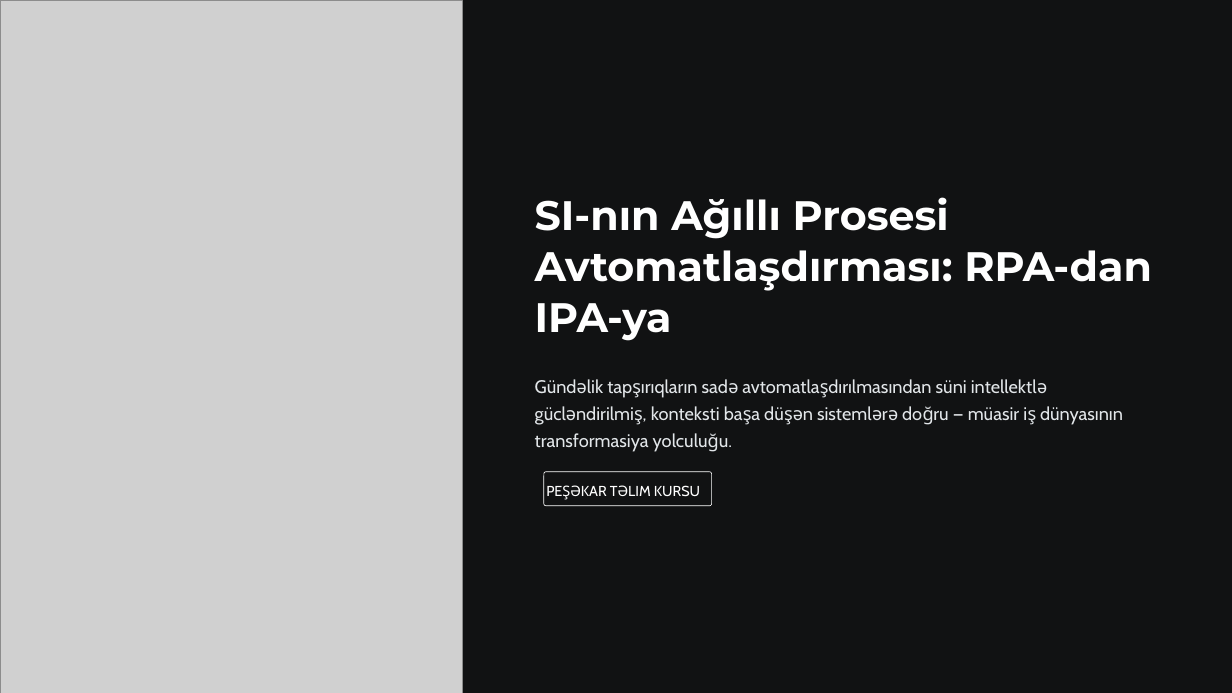
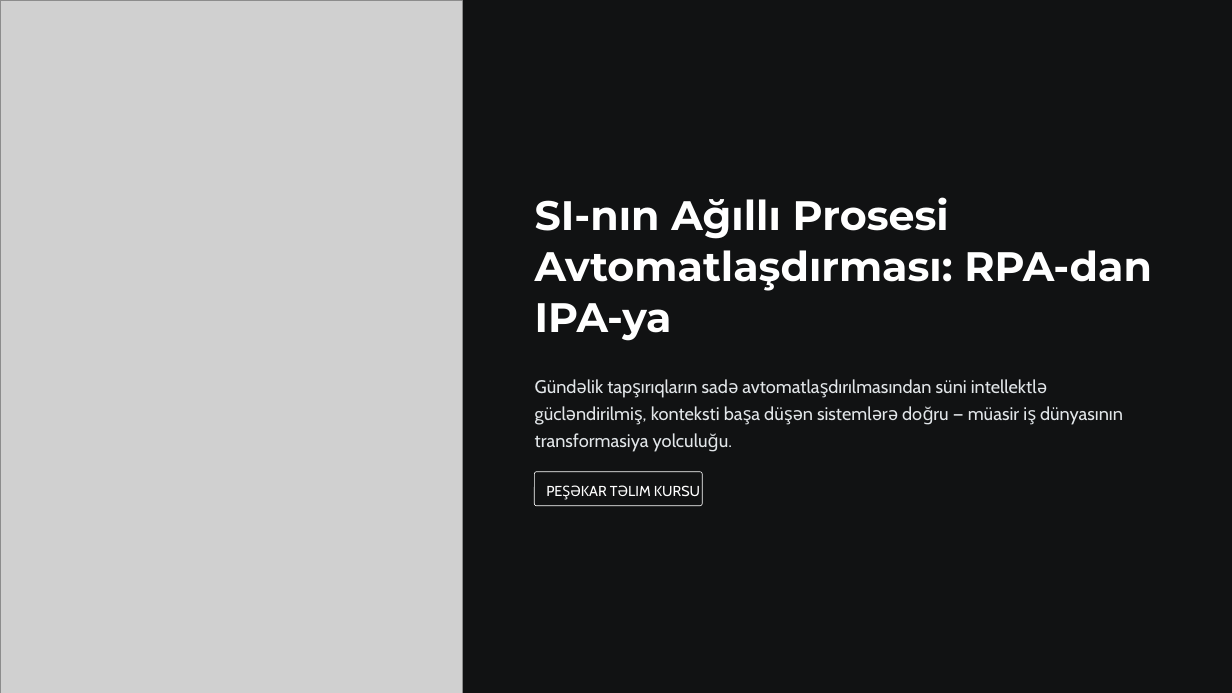
Before and after one commit to oiskenderov/ai-management-course, a slide deck: slide 1 of Seperated/Presentations/L6-Detail-Suni-intellektle-proseslerin-avtomatlasdirilmasi-RPA-AI.pptx. Drawn at 1232x693 pixels with LibreOffice and Linux fonts; fonts in the diff are those of the drawing; grey boxes stand for pictures. Boxes give left, top, right and bottom in pixels: in the first picture for what was removed or moved away, otherwise in the second. Text is boxed around its words. In the diff, an @@ line names an element or a change of style, - is before the commit and + after.

```diff
--- a/Seperated/Presentations/L6-Detail-Suni-intellektle-proseslerin-avtomatlasdirilmasi-RPA-AI.pptx
+++ b/Seperated/Presentations/L6-Detail-Suni-intellektle-proseslerin-avtomatlasdirilmasi-RPA-AI.pptx
@@ rounded rectangle: place and size @@
-rounded rectangle at bbox=[544, 472, 711, 506]
+rounded rectangle at bbox=[534, 472, 702, 506]
```
Also in this commit, not shown: 11 other files.
